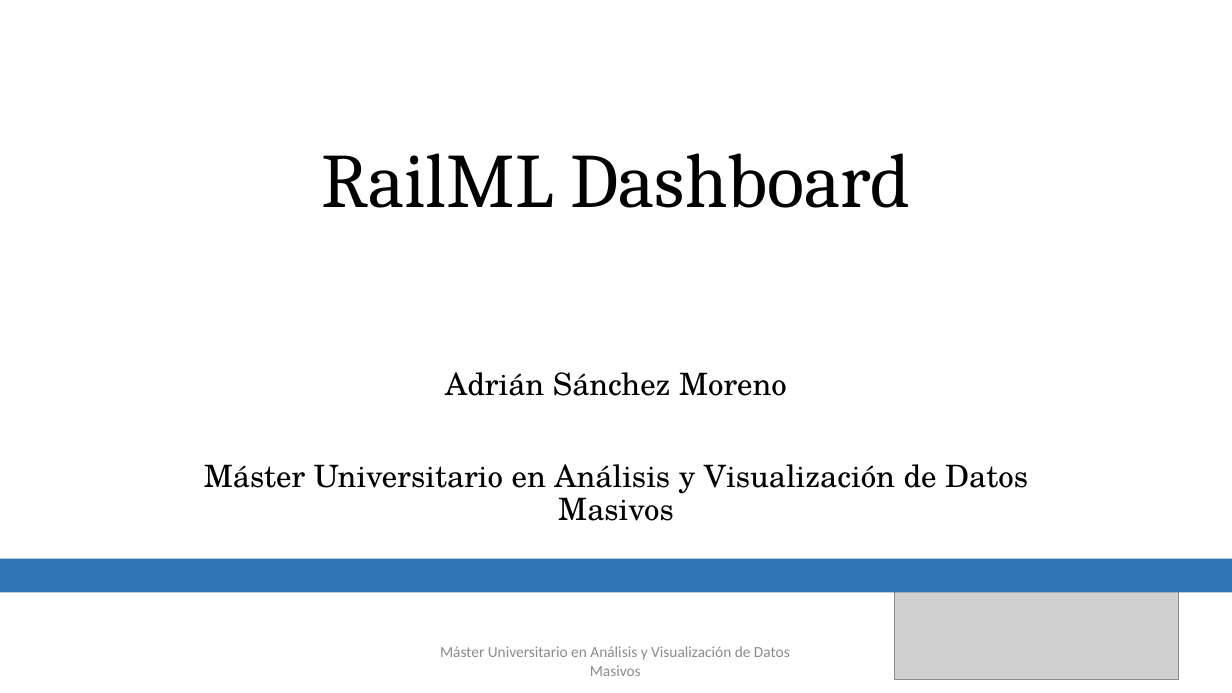
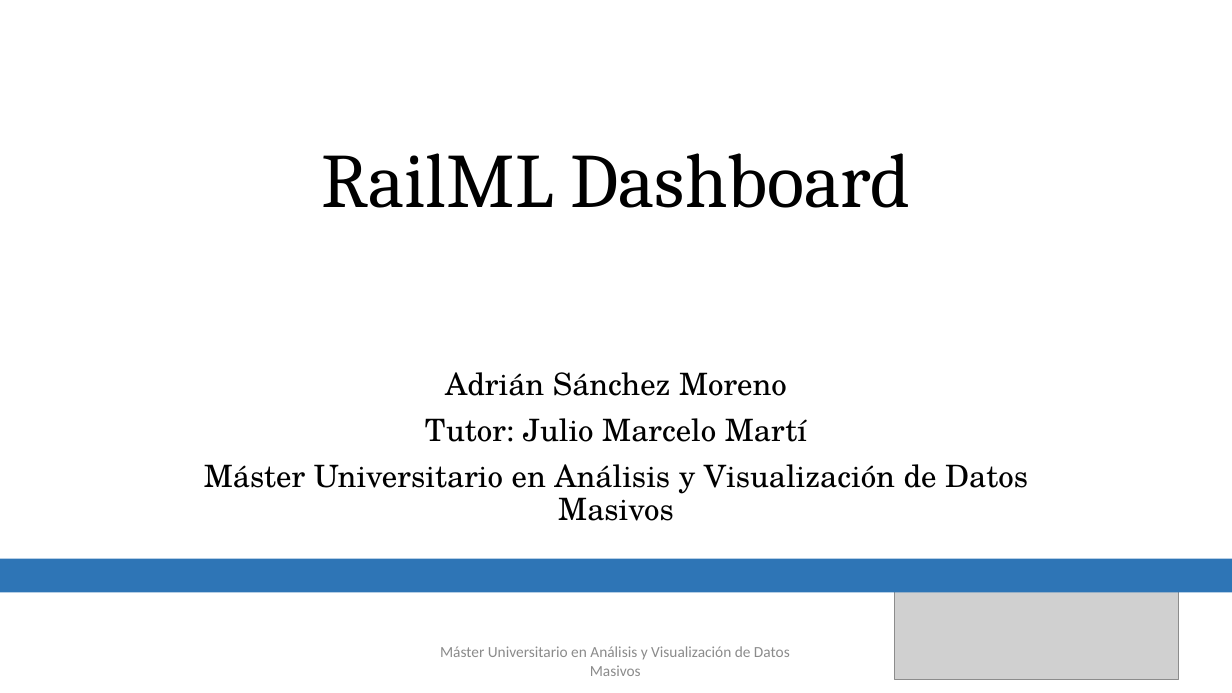
Before and after one commit to adriSM07/railMLdashboard, a slide deck: slide 1 of RailML_Dashboard.pptx. Drawn at 1232x693 pixels with LibreOffice and Linux fonts; fonts in the diff are those of the drawing; grey boxes stand for pictures. Boxes give left, top, right and bottom in pixels: in the first picture for what was removed or moved away, otherwise in the second. Text is boxed around its words. In the diff, an @@ line names an element or a change of style, - is before the commit and + after.

```diff
--- a/RailML_Dashboard.pptx
+++ b/RailML_Dashboard.pptx
@@ subtitle at <box>425,418,807,442</box>: paragraph added @@
+Tutor: Julio Marcelo Martí
```
Also in this commit, not shown: 2 other slides changed, 6 slides added.
